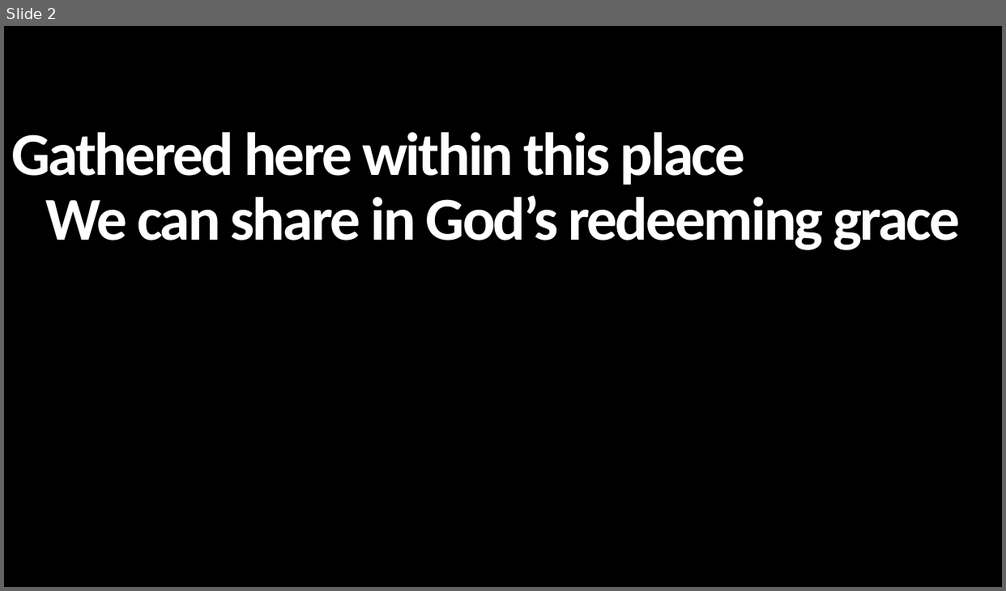
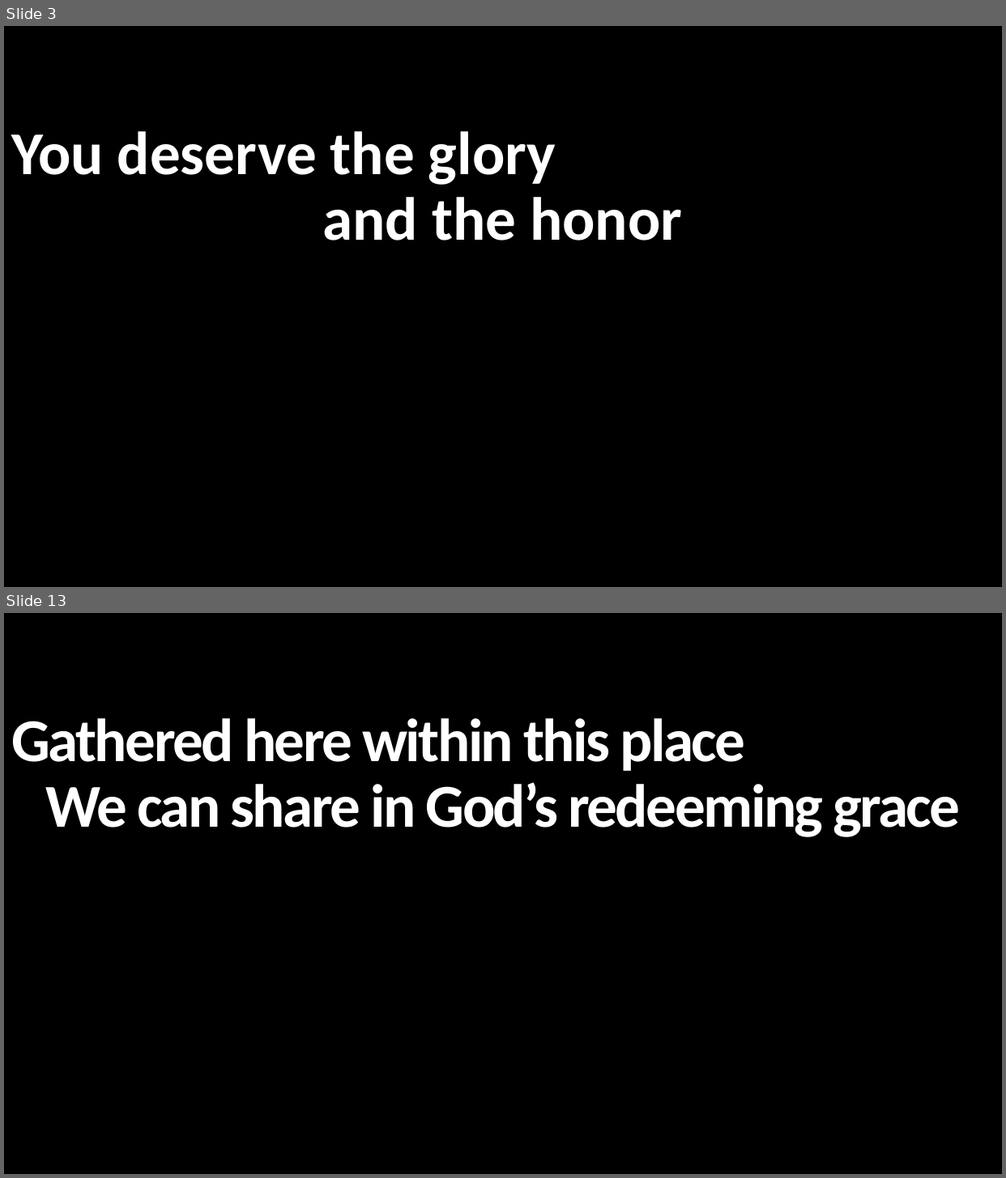
Before and after one commit to rwm6857/GraceChords, a slide deck: docs/pptx/gathered_here_within_this_place.pptx. Shown one above the other, each under a label of ours: slide 2 before the commit, slides 3 and 13 after it; the slides between them are not shown. The pictures are 1006x591 and 1006x1178 pixels, drawn with LibreOffice and Linux fonts; fonts in the diff are those of the drawing. Boxes give left, top, right and bottom in pixels: in the first picture for what was removed or moved away, otherwise in the second. Text is boxed around its words. In the diff, an @@ line names an element or a change of style, - is before the commit and + after.

```diff
--- a/docs/pptx/gathered_here_within_this_place.pptx
+++ b/docs/pptx/gathered_here_within_this_place.pptx
@@ slide 3 added at (4,26,1002,587), background #000000 @@
@@ text added at (11,131,682,241), 58.7 pt, text #FFFFFF, bold @@
+You deserve the glory
+and the honor
@@ what was slide 2 is now slide 13 @@
```
Also in this commit, not shown: 42 other slides added, 19 other files.
